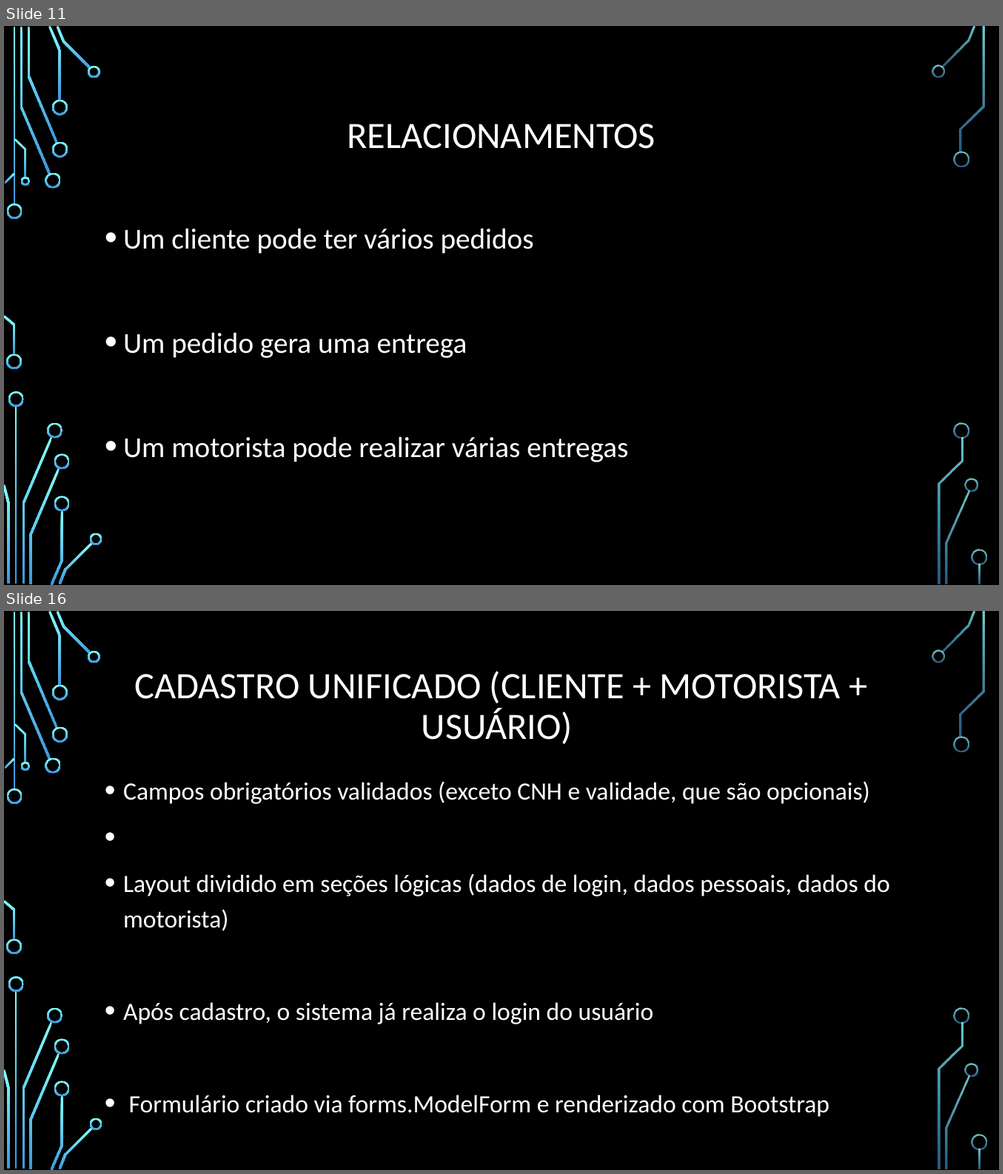
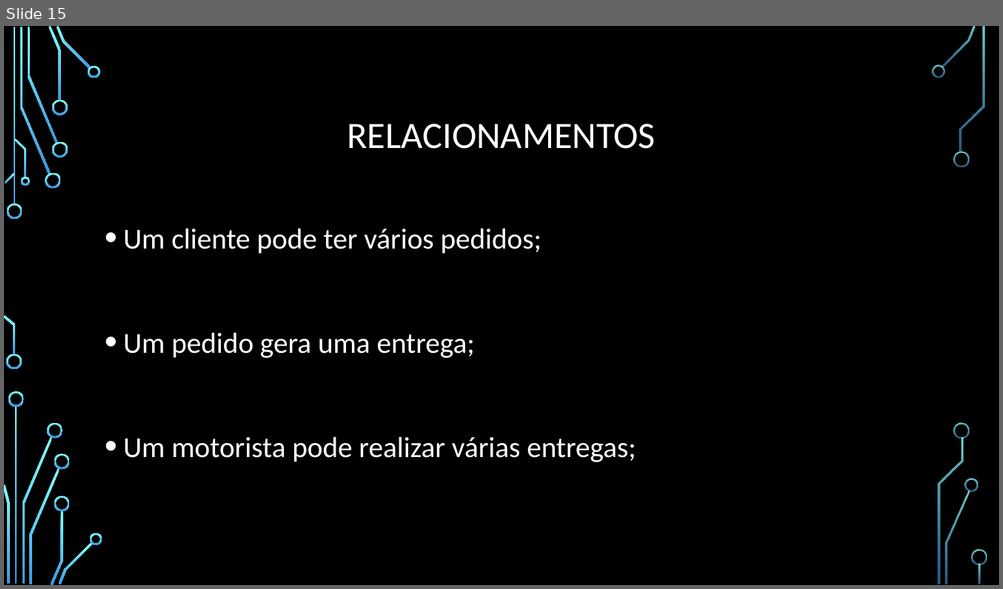
Before and after one commit to solutionsit-developer/Transportadora, a slide deck: transportadora/doc/Gestão de transportadora.pptx. Shown one above the other, each under a label of ours: slides 11 and 16 before the commit, slide 15 after it; the slides between them are not shown. The pictures are 1003x1174 and 1003x589 pixels, drawn with LibreOffice and Linux fonts; fonts in the diff are those of the drawing; background and template pictures are left out. Boxes give left, top, right and bottom in pixels: in the first picture for what was removed or moved away, otherwise in the second. Text is boxed around its words. In the diff, an @@ line names an element or a change of style, - is before the commit and + after.

```diff
--- a/transportadora/doc/Gestão de transportadora.pptx
+++ b/transportadora/doc/Gestão de transportadora.pptx
@@ slide 16 removed at box(4, 611, 999, 1170), background picture (left out); not listed: 36 template elements that a slide beside it also shows @@
@@ title removed at box(134, 671, 840, 744) @@
-CADASTRO UNIFICADO (CLIENTE + MOTORISTA + USUÁRIO)
@@ text removed at box(123, 781, 889, 1117) @@
-• Campos obrigatórios validados (exceto CNH e validade, que são opcionais)
-• Layout dividido em seções lógicas (dados de login, dados pessoais, dados do motorista)
-• Após cadastro, o sistema já realiza o login do usuário
-• Formulário criado via forms.ModelForm e renderizado com Bootstrap
@@ what was slide 11 is now slide 15 @@
@@ slide 15 changed as well @@
@@ text at box(123, 228, 636, 463): text changed @@
-• Um cliente pode ter vários pedidos
-• Um pedido gera uma entrega
-• Um motorista pode realizar várias entregas
+• Um cliente pode ter vários pedidos;
+• Um pedido gera uma entrega;
+• Um motorista pode realizar várias entregas;
```
Also in this commit, not shown: 11 other slides changed, 11 slides added, 8 other slides removed.
